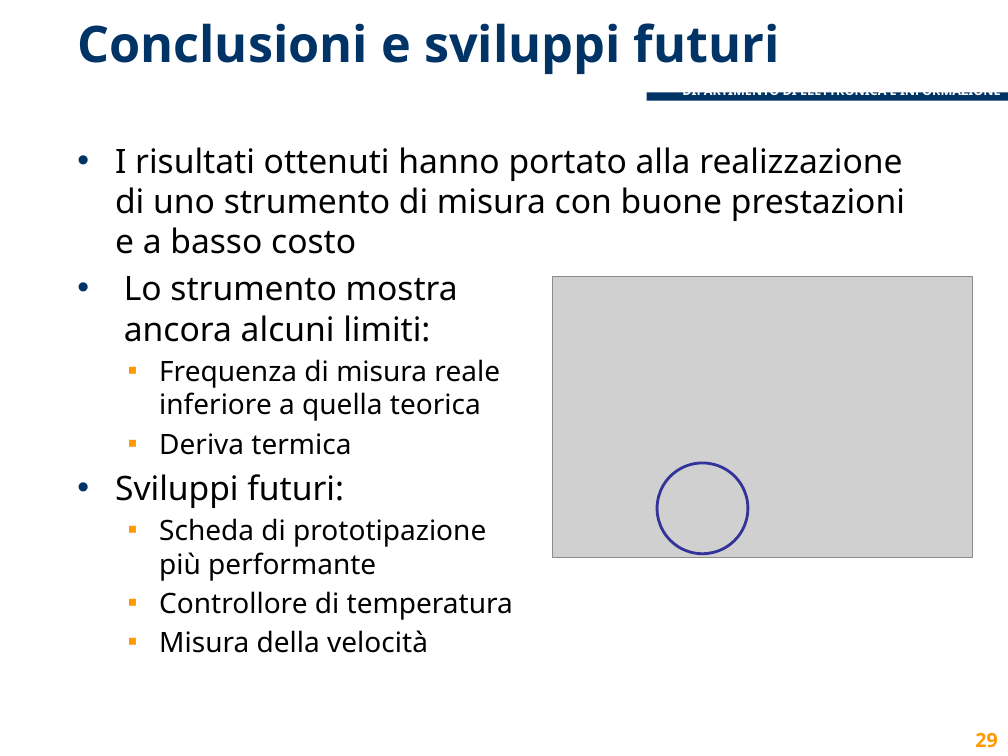
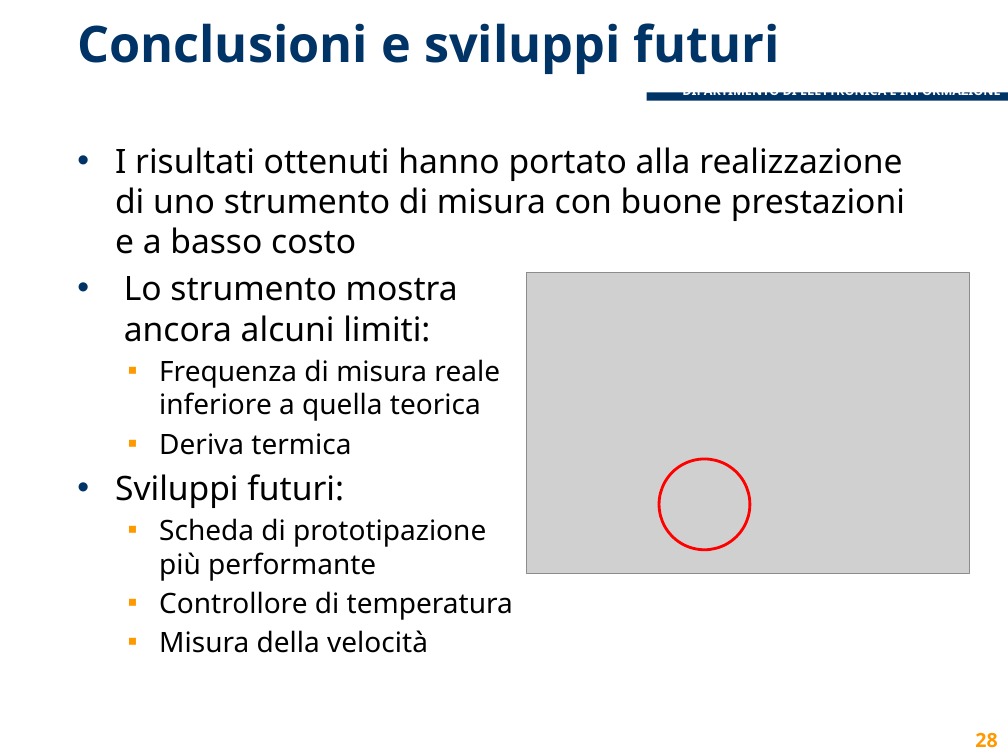
Before and after one commit to lcavagnispolimi/thesis_latex, a slide deck: slide 28 of presentazione_discussione.pptx (slide 29 before the commit). Drawn at 1008x756 pixels with LibreOffice and Linux fonts; fonts in the diff are those of the drawing; grey boxes stand for pictures; background and template pictures are left out. Boxes give left, top, right and bottom in pixels: in the first picture for what was removed or moved away, otherwise in the second. Text is boxed around its words. In the diff, an @@ line names an element or a change of style, - is before the commit and + after.

```diff
--- a/presentazione_discussione.pptx
+++ b/presentazione_discussione.pptx
@@ picture: place and size @@
-picture at (553, 277, 973, 557)
+picture at (526, 272, 969, 573)
@@ ellipse: place and size @@
-ellipse at (657, 463, 748, 553)
+ellipse at (659, 459, 750, 549)
@@ ellipse at (659, 459, 750, 549): outline #333399 2 pt to #FF0000 2 pt @@
@@ page number at (975, 732, 997, 748): text changed @@
-29
+28
```
Also in this commit, not shown: 6 other slides changed, 1 slide added, 2 slides removed.
